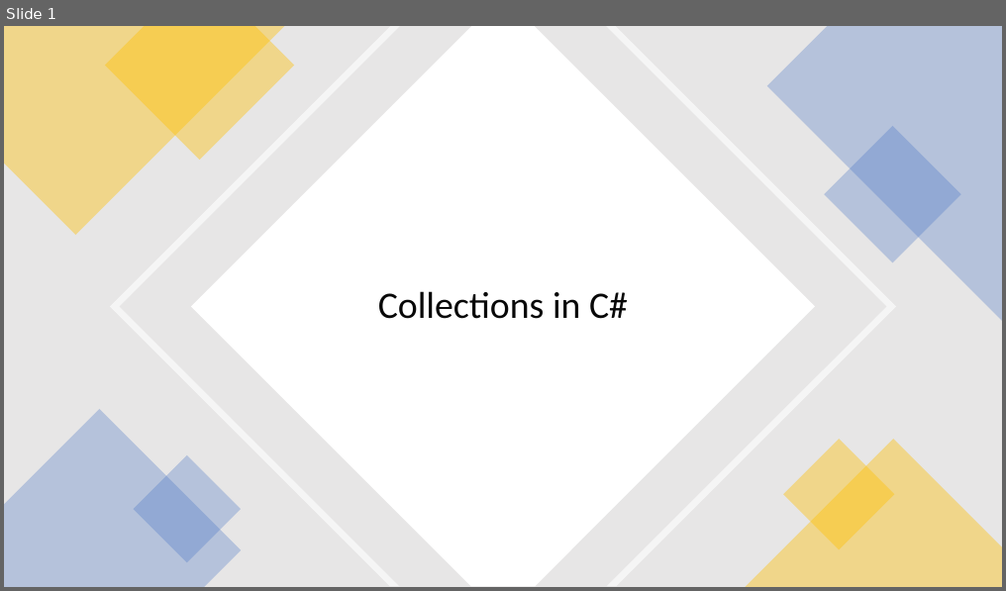
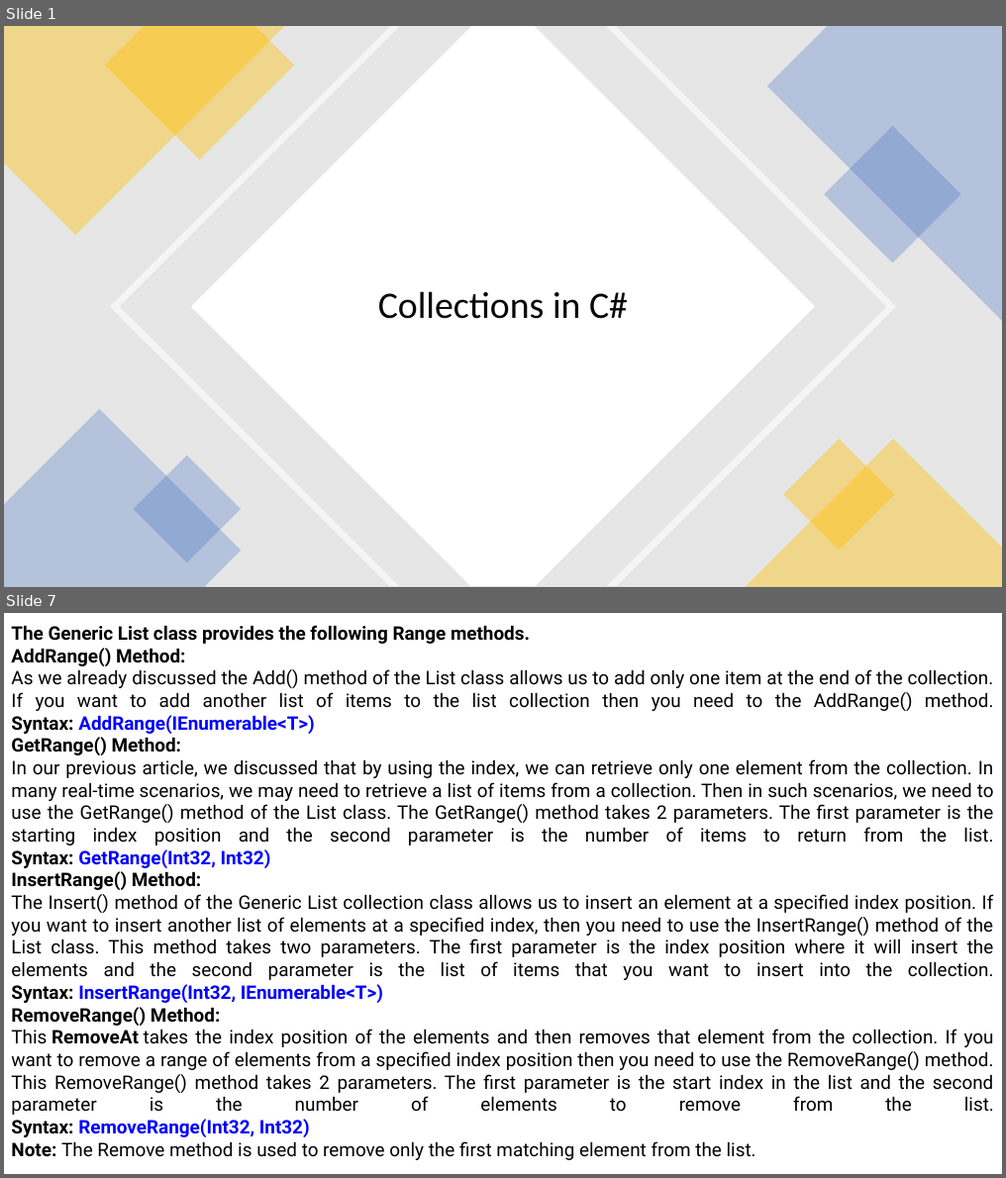
Before and after one commit to ratreraj/Csharpe-Dotnet-Sql-Docs, a slide deck: Collection.pptx. Shown one above the other, each under a label of ours: slide 1 before the commit, slides 1 and 7 after it; the slides between them are not shown. The pictures are 1006x591 and 1006x1178 pixels, drawn with LibreOffice and Linux fonts; fonts in the diff are those of the drawing. Boxes give left, top, right and bottom in pixels: in the first picture for what was removed or moved away, otherwise in the second. Text is boxed around its words. In the diff, an @@ line names an element or a change of style, - is before the commit and + after.

```diff
--- a/Collection.pptx
+++ b/Collection.pptx
@@ slide 7 added at (4,613,1002,1174), background #FFFFFF @@
@@ text added at (11,625,994,1160), 18 pt, text #000000 @@
+The Generic List class provides the following Range methods.
+AddRange() Method:
+As we already discussed the Add() method of the List class allows us to add only one item at the end of the collection. If you want to add another list of items to the list collection then you need to the AddRange() method.
+Syntax: AddRange(IEnumerable<T>)
+GetRange() Method:
+In our previous article, we discussed that by using the index, we can retrieve only one element from the collection. In many real-time scenarios, we may need to retrieve a list of items from a collection. Then in such scenarios, we need to use the GetRange() method of the List class. The GetRange() method takes 2 parameters. The first parameter is the starting index position and the second parameter is the number of items to return from the list.
+Syntax: GetRange(Int32, Int32)
+InsertRange() Method:
+The Insert() method of the Generic List collection class allows us to insert an element at a specified index position. If you want to insert another list of elements at a specified index, then you need to use the InsertRange() method of the List class. This method takes two parameters. The first parameter is the index position where it will insert the elements and the second parameter is the list of items that you want to insert into the collection.
+Syntax: InsertRange(Int32, IEnumerable<T>)
+RemoveRange() Method:
+This RemoveAt takes the index position of the elements and then removes that element from the collection. If you want to remove a range of elements from a specified index position then you need to use the RemoveRange() method. This RemoveRange() method takes 2 parameters. The first parameter is the start index in the list and the second parameter is the number of elements to remove from the list.
+Syntax: RemoveRange(Int32, Int32)
+Note: The Remove method is used to remove only the first matching element from the list.
```
Also in this commit, not shown: 4 slides changed, 3 other slides added, 1 other file.
